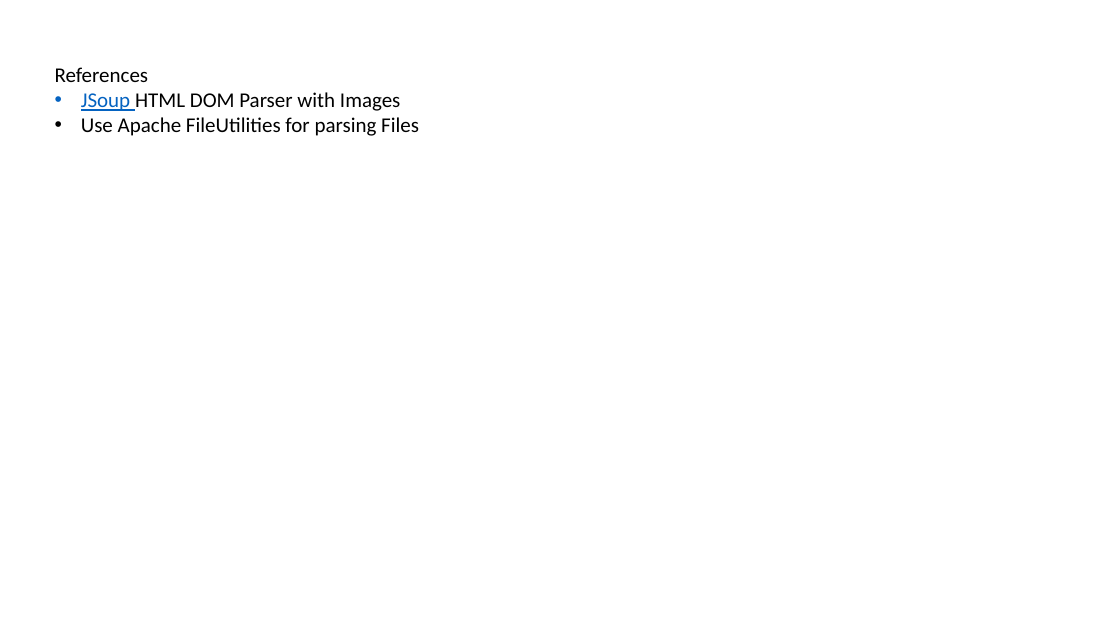
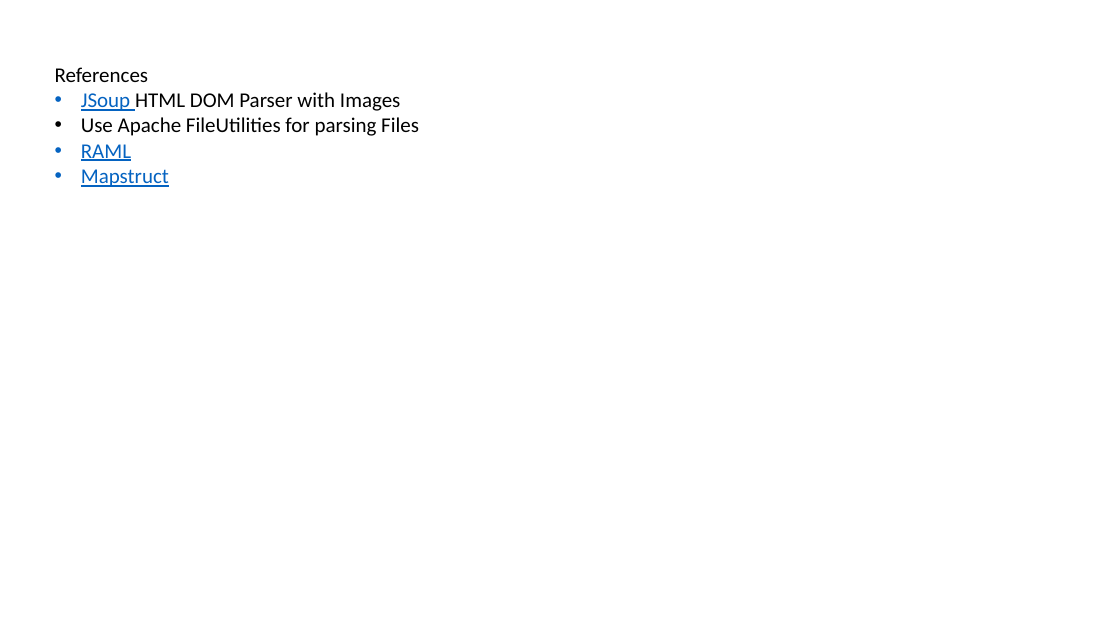
Before and after one commit to datim/squid, a slide deck: slide 6 of docs/design.pptx. Drawn at 1120x630 pixels with LibreOffice and Linux fonts; fonts in the diff are those of the drawing. Boxes give left, top, right and bottom in pixels: in the first picture for what was removed or moved away, otherwise in the second. Text is boxed around its words. In the diff, an @@ line names an element or a change of style, - is before the commit and + after.

```diff
--- a/docs/design.pptx
+++ b/docs/design.pptx
@@ text at [81, 144, 169, 187]: paragraphs added @@
+• RAML
+• Mapstruct
```
Also in this commit, not shown: 1 other slide changed, 1 slide added.
